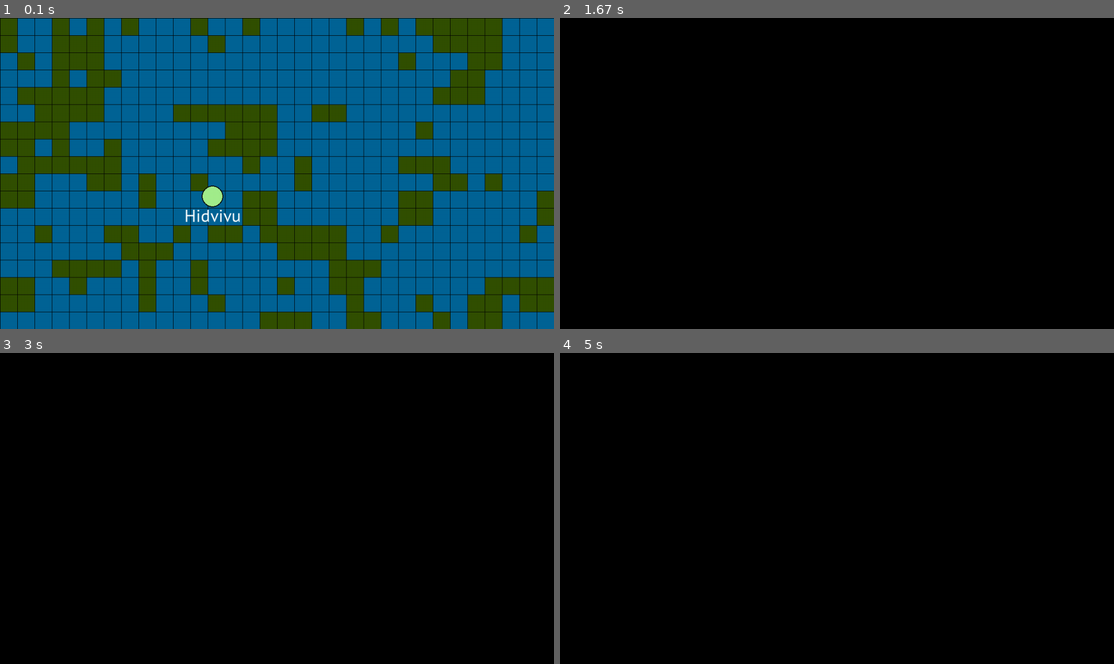
Above: before the commit, frames 1-4 (two rows, left to right).
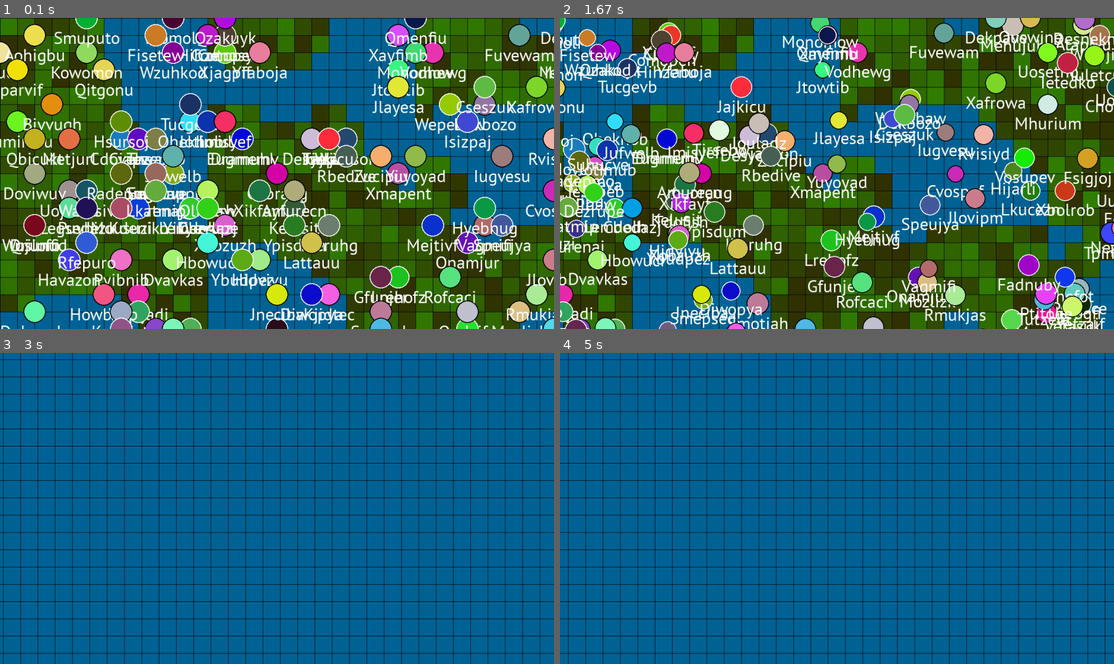
Above: after the commit, the same moments.

Repository: coding-lines/evolvers
Game: pygame game, started from Evolvers/run_v2.py
Same seed, same stepped clock (60 frames per second), same inputs: the game is played once before the commit and once after it.
Inputs:
- Up to frame 1 (0.1 s): no input
- Up to frame 2 (1.67 s): hold Right 0.33-0.8 s; hold Up 1.12-1.58 s; hold Right from 1.62 s (still down)
- Up to frame 3 (3 s): release Right at 2.28 s; hold Left from 2.32 s (still down)
- Up to frame 4 (5 s): release Left at 3.23 s; hold Right 3.27-4.27 s; hold Left from 4.3 s (still down)

The runs differ from the first frame. In frame 1, 68% of the frame differs, in the area x 0-100%, y 0-100%; in frame 2, 98%; in frame 3, 100%; in frame 4, 100%.

Commit message:
Several visual and balancing improvements

Diff:
--- a/Evolvers/Chunk.py
+++ b/Evolvers/Chunk.py
@@ -1,3 +1,4 @@
+import math
 import random
 import time
 
@@ -68,6 +69,31 @@
 
                 self.terrain[x] += [random.choice([last_x, last_y, random_tile])]
 
+        #Basic world smoothing (needs rework for chunk border cases)
+        for smoothing_step in range(3):
+            for x in range(self.size):
+                for y in range(self.size):
+                    neighbor_terrain = []
+
+                    for x_neighbor in range(x-1, x+2):
+                        for y_neighbor in range(y-1, y+2):
+                            if x == x_neighbor and y == y_neighbor:
+                                continue
+
+                            if x_neighbor >= len(self.terrain) or y_neighbor >= len(self.terrain):
+                                continue
+
+                            if x_neighbor < 0 or y_neighbor < 0:
+                                continue
+
+                            neighbor_terrain += [self.terrain[x_neighbor][y_neighbor]]
+
+                    if neighbor_terrain.count(self.terrain[x][y]) < math.floor(len(neighbor_terrain) / 2):
+                        if self.terrain[x][y] == -1:
+                            self.terrain[x][y] = 1
+                        else:
+                            self.terrain[x][y] = -1
+
         #TODO: fertility
 
         for x in range(self.size):
@@ -75,7 +101,7 @@
                 if self.terrain[x][y] <= 0:
                     self.food[x] += [0]
                 else:
-                    self.food[x] += [2 * self.terrain[x][y]]
+                    self.food[x] += [5 * self.terrain[x][y] * random.random()]
 
         self.loaded = True
         self.last_iteration = time.time()
--- a/Evolvers/Creature.py
+++ b/Evolvers/Creature.py
@@ -42,8 +42,7 @@
             self.color = CreatureProperties.get_random_color()
             self.background_color = CreatureProperties.get_background_color(self.color)
 
-            if spawn_range == 0:
-                spawn_range = 100
+            spawn_range = spawn_range if spawn_range > 0 else 100
 
             self.x = random.randint(0, spawn_range)
             self.y = random.randint(0, spawn_range)
@@ -167,6 +166,9 @@
 
                 self.energy -= 0.25 * delta_time #Preventing creatures from doing nothing
 
+                if ground_is_water:
+                    self.energy -= 10 * delta_time #Water hurts the creature
+
                 self.energy -= changes[1] * delta_time
 
                 #Eating
@@ -174,7 +176,7 @@
                     self.energy -= delta_time #Discourage constant eating
 
                     if ground_is_water:
-                        self.energy -= 10 * delta_time #Trying to eat water hurts the creature
+                        self.energy -= 15 * delta_time #Trying to eat water hurts the creature
                     else:
                         self.energy += min(10 * delta_time, ground_food)
                         world.chunks[chunk_id].food[chunk_coords[0]][chunk_coords[1]] -= min(10 * delta_time, ground_food)
@@ -211,17 +213,25 @@
                 self.x += acceleration_x * delta_time
                 self.y += acceleration_y * delta_time
 
-                #Limit movement across world borders
+                #'laziness' penalty
+                if abs(self.v_x) + abs(self.v_y) < 0.2:
+                    self.energy -= 50 * (0.2 - (abs(self.v_x) + abs(self.v_y))) * delta_time
+
+                #Limit movement across world borders and penalize it
                 if world.size_limit != [0, 0]:
                     if self.x < 0:
                         self.x = 1
+                        self.energy -= 10 * delta_time
                     elif self.x > world.size_limit[0] * world.chunk_size:
                         self.x = world.size_limit[0] * world.chunk_size - 1
+                        self.energy -= 10 * delta_time
 
                     if self.y < 0:
                         self.y = 1
+                        self.energy -= 10 * delta_time
                     elif self.y > world.size_limit[1] * world.chunk_size:
                         self.y = world.size_limit[1] * world.chunk_size - 1
+                        self.energy -= 10 * delta_time
 
         self.last_iteration = time.time()
         return world, reproduce
--- a/Evolvers/CreatureManager.py
+++ b/Evolvers/CreatureManager.py
@@ -1,9 +1,14 @@
 import Creature
 
 class CreatureManager:
-    def __init__(self, tile_limit = [0, 0]):
+    def __init__(self, tile_limit = [0, 0], start_creatures = 50, maintain_population = 5):
         self.tile_limit = tile_limit
+        self.maintain_population = maintain_population
         self.creatures = []
+
+        for i in range(start_creatures):
+            self.creatures += [Creature.Creature(new = True, spawn_range = min(self.tile_limit) - 1)]
+
 
     def full_iteration(self, world, speed = 1):
         reproducing = []
@@ -20,7 +25,7 @@
         new_creatures = []
 
         for i in reproducing:
-            new_creatures += [Creature.Creature(new=False, spawn_range = self.tile_limit[0]- 1)]
+            new_creatures += [Creature.Creature(new=False, spawn_range = min(self.tile_limit) - 1)]
             new_creatures[-1].create_mutation_of(self.creatures[i])
 
         death.reverse()
@@ -30,7 +35,7 @@
 
         self.creatures += new_creatures
 
-        if len(self.creatures) < 5:
+        if len(self.creatures) < self.maintain_population:
             self.creatures += [Creature.Creature(new=True, spawn_range = self.tile_limit[0] - 1)]
 
         return world
--- a/Evolvers/GeneticNN.py
+++ b/Evolvers/GeneticNN.py
@@ -5,7 +5,7 @@
     def __init__(self, type="neuron", prev_layer=1):
         self.type = str(type)
 
-        self.input_weights = [2 * (random.random()-0.5) for i in range(prev_layer)]
+        self.input_weights = [10 * (random.random()-0.5) for i in range(prev_layer)]
 
     def __repr__(self):
         if self.type == "neuron":
--- a/Evolvers/Renderer.py
+++ b/Evolvers/Renderer.py
@@ -70,7 +70,7 @@
 
         for creature in creatures:
             size = round(((creature.energy + 50) * camera.z * self.scaling) // 250)
-            pos = [(creature.x - camera.x) * self.scaling * camera.z - size, (creature.y - camera.y) * self.scaling * camera.z - size]
+            pos = [(creature.x - camera.x) * self.scaling * camera.z, (creature.y - camera.y) * self.scaling * camera.z]
 
             pygame.draw.circle(screen, creature.background_color, pos, size + 2)
             pygame.draw.circle(screen, creature.color, pos, size)
--- a/Evolvers/World.py
+++ b/Evolvers/World.py
@@ -3,7 +3,7 @@
 import time
 
 class World:
-    def __init__(self, size_limit=[0, 0], chunk_size = 12, regrowth_factor = 1, fertility_range_factor = 1, water_cover = 0.5):
+    def __init__(self, size_limit=[0, 0], chunk_size = 12, regrowth_factor = 1, fertility_range_factor = 1, water_cover = 0.5, start_creatures=50, maintain_population=5):
 
         #[0, 0] = unlimited
         self.size_limit = size_limit
@@ -27,7 +27,7 @@
         #Percentage of water in the world (-1 = automatic (random), 0 = no water, 1 = only water)
         self.water_cover = water_cover
 
-        self.creature_manager = CreatureManager.CreatureManager(self.tile_limit)
+        self.creature_manager = CreatureManager.CreatureManager(self.tile_limit, start_creatures, maintain_population)
 
     def is_chunk_loaded(self, chunk):
         if chunk not in self.generated_chunks:
--- a/Evolvers/run_v2.py
+++ b/Evolvers/run_v2.py
@@ -32,7 +32,7 @@
 clock = pygame.time.Clock()
 pygame.display.set_caption("Evolvers")
 
-test_world = World.World(size_limit=[5,5], water_cover=0.7)
+test_world = World.World(size_limit=[6, 6], water_cover=0.4, start_creatures=1000, maintain_population=10)
 cam = Camera.Camera()
 renderer = Renderer.Renderer(dimensions, "font/PTSans-Regular.ttf")
 
@@ -66,11 +66,12 @@
     if pygame.key.get_pressed()[pygame.K_RIGHT]:
         cam.x += dt * cam.movement_speed
 
-    test_world.visible_only_world_iteration(renderer, cam, global_speed)
+    test_world.full_world_iteration(global_speed)
+    #test_world.visible_only_world_iteration(renderer, cam, global_speed)
     test_world.full_creature_iteration(global_speed)
 
 
-    screen.fill([0,0,0])
+    screen.fill([0,100,150])
     renderer.render_world(screen, cam, test_world)
     renderer.render_creatures(screen, cam, test_world.creature_manager.creatures)
 
